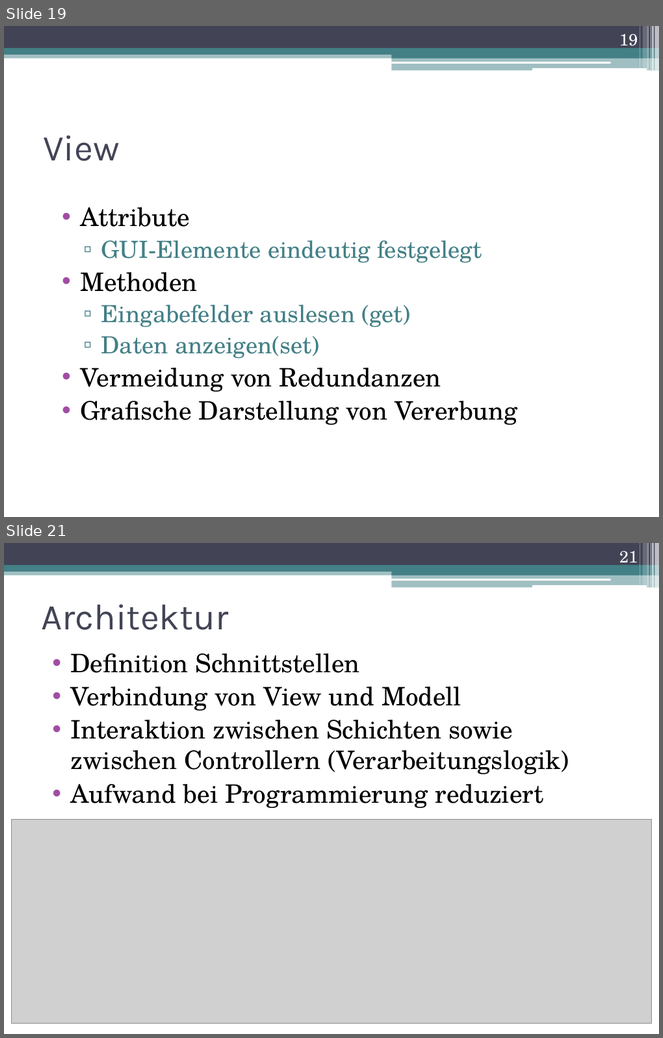
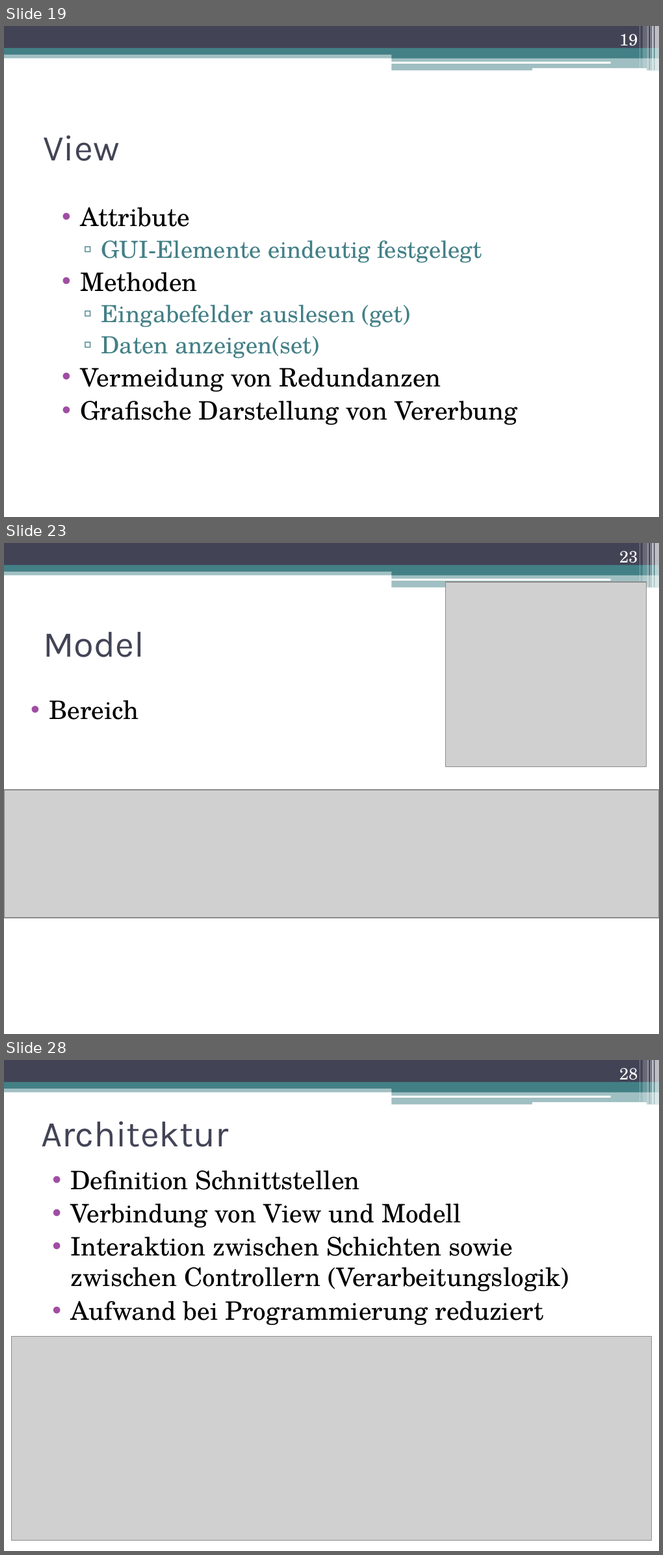
Before and after one commit to DanJoeHa/Fallstudie, a slide deck: Projektmanagement/Abschlusspräsentation.pptx. Shown one above the other, each under a label of ours: slides 19 and 21 before the commit, slides 19, 23 and 28 after it; the slides between them are not shown. The pictures are 663x1038 and 663x1555 pixels, drawn with LibreOffice and Linux fonts; fonts in the diff are those of the drawing; grey boxes stand for pictures. Boxes give left, top, right and bottom in pixels: in the first picture for what was removed or moved away, otherwise in the second. Text is boxed around its words. In the diff, an @@ line names an element or a change of style, - is before the commit and + after.

```diff
--- a/Projektmanagement/Abschlusspräsentation.pptx
+++ b/Projektmanagement/Abschlusspräsentation.pptx
@@ slide 23 added at [4,543,659,1034], background #FFFFFF; not listed: 13 template elements that a slide beside it also shows @@
@@ page number added at [620,551,638,568], 18 pt, text #FFFFFF @@
+23
@@ picture added at [445,582,647,767] @@
@@ title added at [43,632,144,657], 40 pt, text #424456 @@
+Model
@@ text added at [49,700,139,720], 28 pt, text #000000 @@
+• Bereich
@@ picture added at [4,789,659,870] @@
@@ picture added at [5,790,659,918] @@
@@ picture added at [4,801,659,919] @@
@@ what was slide 21 is now slide 28 @@
@@ page number at [620,1068,638,1085]: text changed @@
-21
+28
```
Also in this commit, not shown: 2 slides changed, 6 other slides added.
